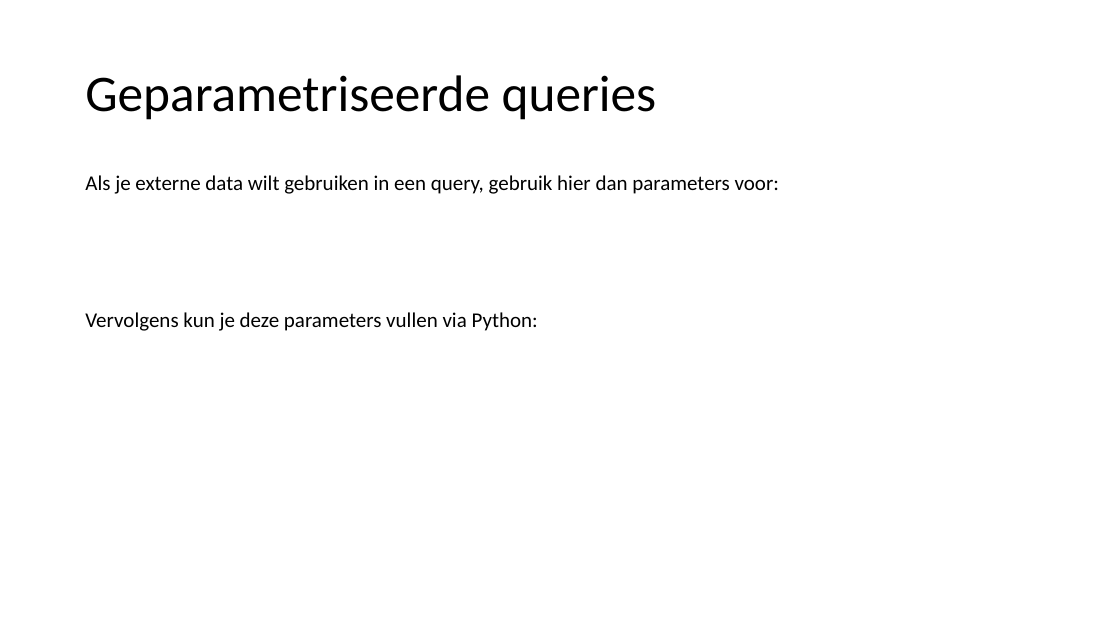
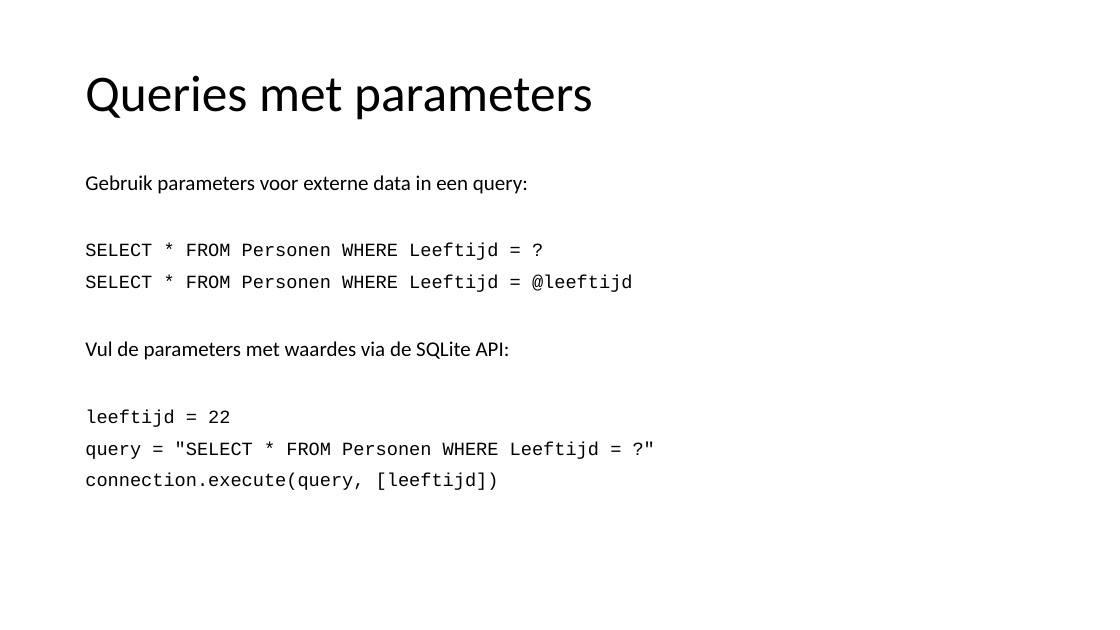
Before and after one commit to LFKoning/knowledge-sharing, a slide deck: slide 18 of sql/terugkom_ochtend/sql_terugkom_ochtend.pptx (slide 19 before the commit). Drawn at 1120x630 pixels with LibreOffice and Linux fonts; fonts in the diff are those of the drawing. Boxes give left, top, right and bottom in pixels: in the first picture for what was removed or moved away, otherwise in the second. Text is boxed around its words. In the diff, an @@ line names an element or a change of style, - is before the commit and + after.

```diff
--- a/sql/terugkom_ochtend/sql_terugkom_ochtend.pptx
+++ b/sql/terugkom_ochtend/sql_terugkom_ochtend.pptx
@@ title at (x1=85, y1=75, x2=593, y2=120): text changed @@
-Geparametriseerde queries
+Queries met parameters
@@ text at (x1=85, y1=175, x2=633, y2=490): text changed; size 18 to 16 pt; font Calibri to Courier New @@
-Als je externe data wilt gebruiken in een query, gebruik hier dan parameters voor:
-Vervolgens kun je deze parameters vullen via Python:
+Gebruik parameters voor externe data in een query:
+SELECT * FROM Personen WHERE Leeftijd = ?
+SELECT * FROM Personen WHERE Leeftijd = @leeftijd
+Vul de parameters met waardes via de SQLite API:
+leeftijd = 22
+query = "SELECT * FROM Personen WHERE Leeftijd = ?"
+connection.execute(query, [leeftijd])
```
Also in this commit, not shown: 9 other slides changed, 18 slides added, 9 slides removed, 9 other files.
